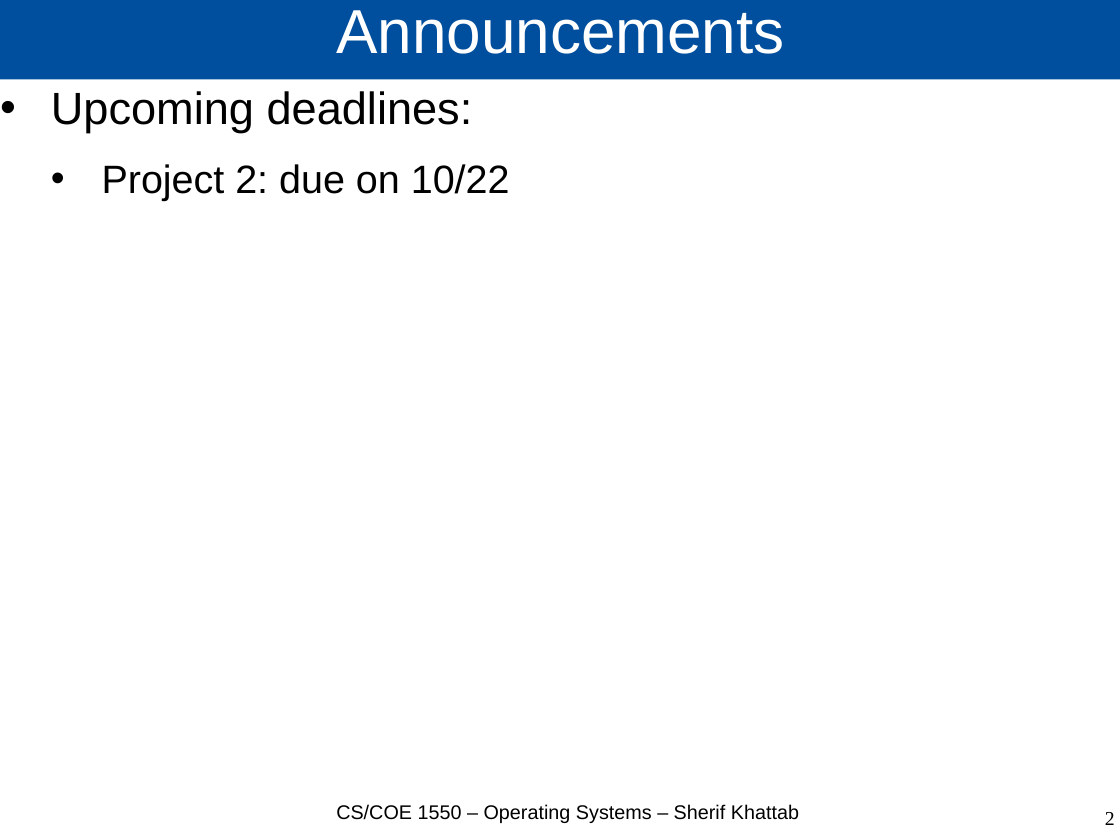
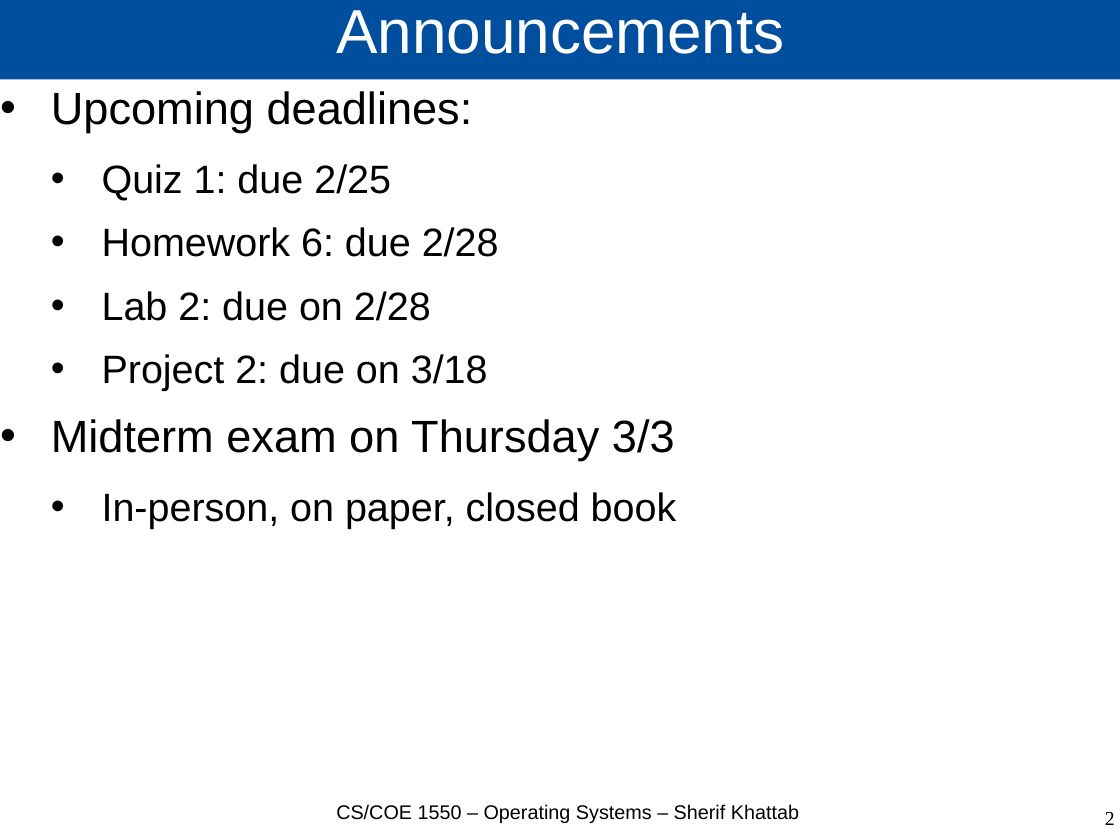
Before and after one commit to cs1550-2224/cs1550-code-handouts, a slide deck: slide 2 of DraftSlides/Lecture13.pptx. Drawn at 1120x840 pixels with LibreOffice and Linux fonts; fonts in the diff are those of the drawing. Boxes give left, top, right and bottom in pixels: in the first picture for what was removed or moved away, otherwise in the second. Text is boxed around its words. In the diff, an @@ line names an element or a change of style, - is before the commit and + after.

```diff
--- a/DraftSlides/Lecture13.pptx
+++ b/DraftSlides/Lecture13.pptx
@@ text at [51, 164, 677, 529]: text changed @@
-  • Project 2: due on 10/22
+  • Quiz 1: due 2/25
+  • Homework 6: due 2/28
+  • Lab 2: due on 2/28
+  • Project 2: due on 3/18
+• Midterm exam on Thursday 3/3
+  • In-person, on paper, closed book
```
Also in this commit, not shown: 28 other slides changed, 4 slides added, 25 slides removed, 7 other files.
